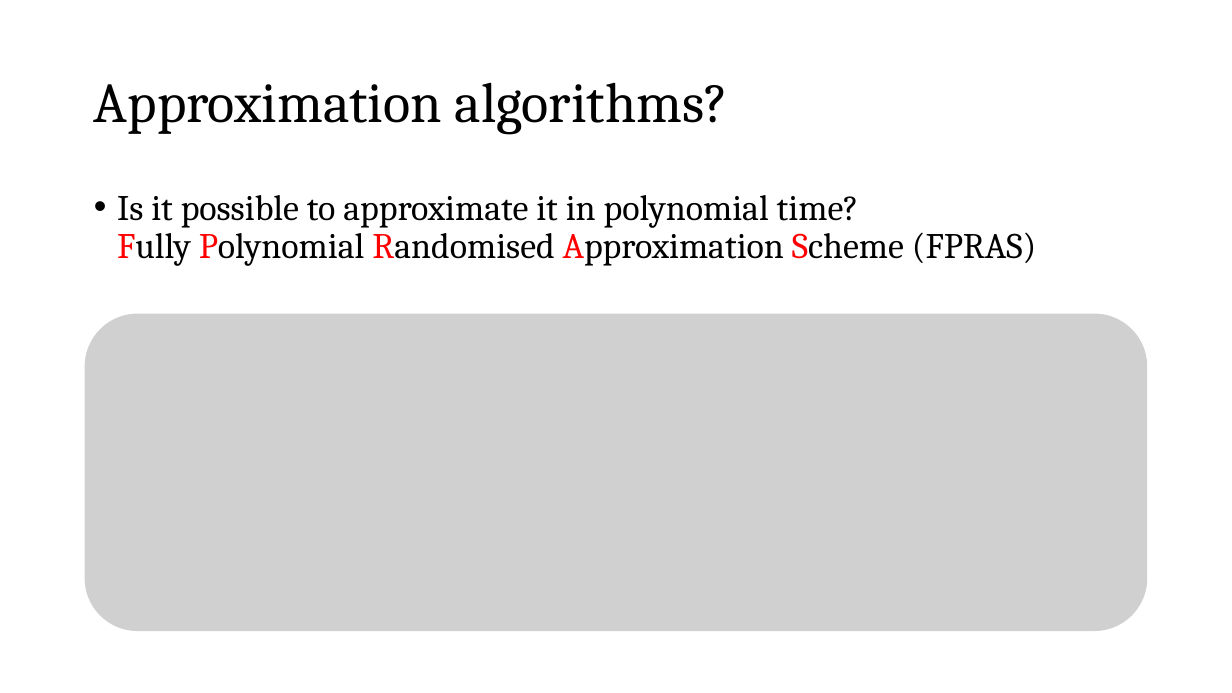
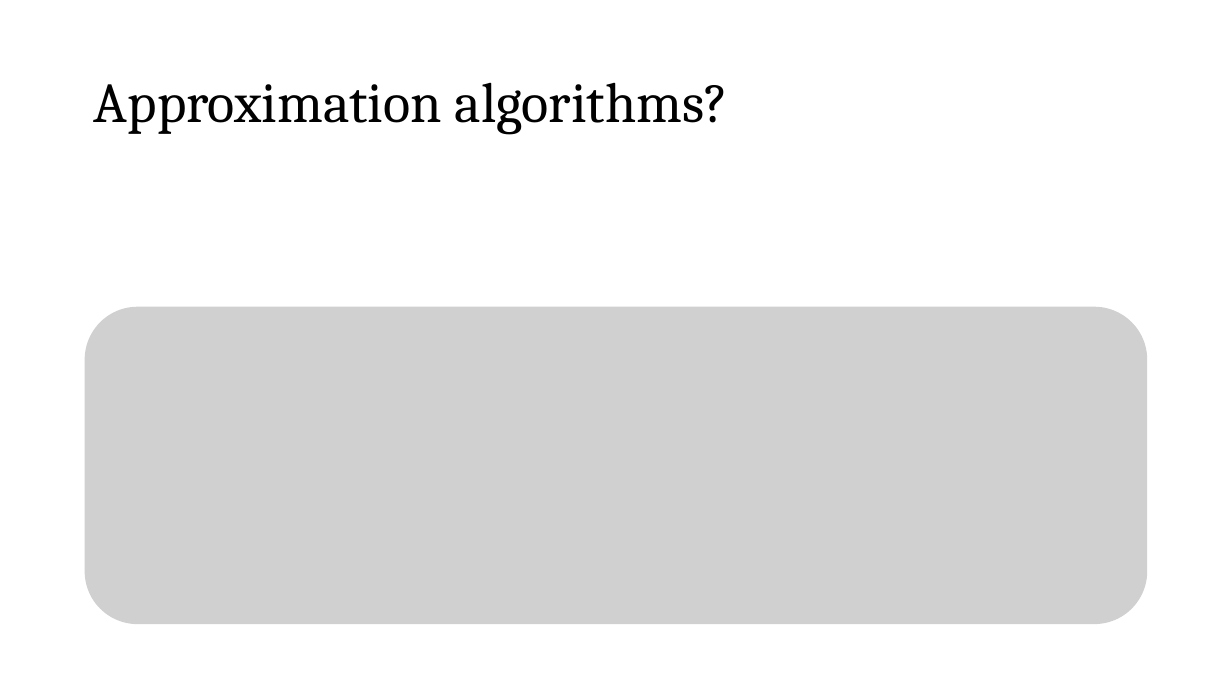
Before and after one commit to pw384/pw384.github.io, a slide deck: slide 7 of assets/slides/dtv_sosa.pptx. Drawn at 1232x693 pixels with LibreOffice and Linux fonts; fonts in the diff are those of the drawing; grey boxes stand for pictures. Boxes give left, top, right and bottom in pixels: in the first picture for what was removed or moved away, otherwise in the second. Text is boxed around its words. In the diff, an @@ line names an element or a change of style, - is before the commit and + after.

```diff
--- a/assets/slides/dtv_sosa.pptx
+++ b/assets/slides/dtv_sosa.pptx
@@ text removed at bbox=[117, 195, 1037, 266] @@
-• Is it possible to approximate it in polynomial time?
-  Fully Polynomial Randomised Approximation Scheme (FPRAS)
@@ picture: place and size @@
-picture at bbox=[85, 313, 1148, 631]
+picture at bbox=[85, 307, 1148, 625]
```
Also in this commit, not shown: 3 other slides changed, 1 slide added, 1 slide removed, 1 other file.
